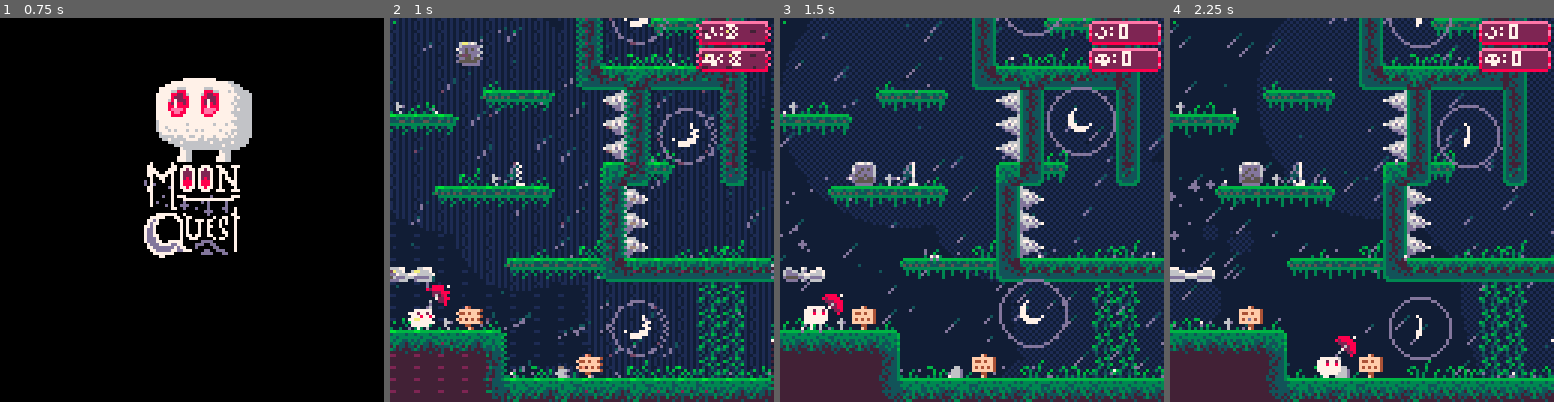
Above: before the commit, frames 1-4 (left to right).
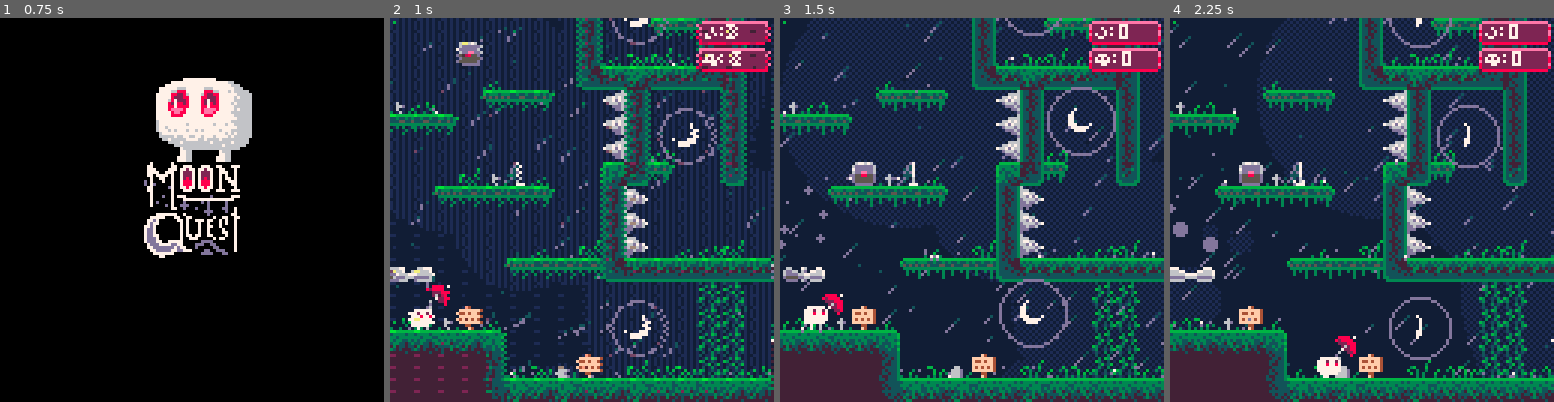
Above: after the commit, the same moments.

Repository: evelynswarton/moonquest
Game: PICO-8 cartridge moonquest.p8
Two runs of this game, one before a commit and one after it. Both use one fixed random seed, a clock stepped at 60 frames per second and the inputs below.
Inputs:
- Up to frame 1 (0.75 s): tap X (X key) at 0.33 s; tap O (Z key) at 0.7 s
- Up to frame 2 (1 s): no input
- Up to frame 3 (1.5 s): tap X (X key) at 1.07 s
- Up to frame 4 (2.25 s): hold Right 1.6-2.1 s; tap O (Z key) at 1.7, 2.1 s; tap X (X key) at 1.85 s

Frame 1 is identical in both runs. In frame 2, less than 0.1% of the frame differs, in the area x 18-24%, y 7-11%; in frame 3, 0.3%; in frame 4, 0.5%, in the area x 0-25%, y 35-61%.

Commit message:
Music done. SFX reworked.

Diff:
--- a/moonquest.p8
+++ b/moonquest.p8
@@ -44,10 +44,10 @@
 000000000070060000700600070006000070600000077700070060000077006000000000000006d0d0d0000080000008d07d0000070078887078887007000770
 067767600000000000007000e0000ee0000eee000eee0000ee00000000000000000000000000000000011000e000000e07700000d70077877077877007000070
 6dddddd60000000000007000ee00eeee0eeeeeeeeeeee0eeeee00eee0000000d0000000000000000000110000000000007700000070007770007770077700777
-7dd5d5d60000000000007000eee8e8e0ee8eeee0eeeeeee0eeeeeee0000000d10000000000000000000110000000000000700000070000000000000000000000
-6d5dddd60000000000007000e8eeeee0eeee8ee0e8e8eee08e8eee80000000d111111111111110000001d11100000000007000d007077700000000d000000777
-d5dd5dd60000000000007000e88e88e0e8e88e808e8e8ee00ee8eee000000d1d11111111111d1000000111110000000000700000070007777777777777777700
-dd55d55d000000000000600088e8e88eee8808ee880088ee088ee8ee00000111000000000001100000000000000000000070d00007000d00000d0d00000d0000
+7dddddd60000000000007000eee8e8e0ee8eeee0eeeeeee0eeeeeee0000000d10000000000000000000110000000000000700000070000000000000000000000
+6ddeedd60000000000007000e8eeeee0eeee8ee0e8e8eee08e8eee80000000d111111111111110000001d11100000000007000d007077700000000d000000777
+d558855d0000000000007000e88e88e0e8e88e808e8e8ee00ee8eee000000d1d11111111111d1000000111110000000000700000070007777777777777777700
+d555555d000000000000600088e8e88eee8808ee880088ee088ee8ee00000111000000000001100000000000000000000070d00007000d00000d0d00000d0000
 d555555d000000000000600008888000e8800000800008000008880000000d10000000000001100000000000000000000070000d0700ddd000000d00000d0000
 0dddddd00000000000077700000000000000000000000000000000000000d100000000000001100000000000e000000e0000000007700d000d000d0000dd0070
 000000000eeeeeeeeeeeeeeeeeeeeee00eeeeeeeeeeeeeeeeeeeeee0000000000000000000011000000110009000000900000000000000000000ddd0000d0070
@@ -167,164 +167,162 @@
 0000000000000000000000000000000000000000000000000000000000000000000000000000000000000000000000000000000000000000000000000000000000000000000000000000000000000000000000000000000000000000000000000000000000000000000000000000000000000000000000000000000000000000
 __map__
 7271717171717171717171717171717171717171717171717171717171717171717171717171737171717171717171717171717171717173727171717171717171717171717171717171717171717171717171717171717300000000000000000000000000002900002900000000000000000000000000000000000000000000
-5400000000270000000000000000000000000027000000270000002700000027000000575756665857570000000000000000000000000053540000270046494847000000000000000000000000000000000000000000005300000000000000000000000000002900002900000000000000000000000000000000000000000000
-5400000000290000000000000000000028181818181818181818181818181818181818181856665818181818181900000b00000000000053540000296061616161620000000000000b000b0000000000000000000000005300000000000000000000000000002900002900000000000000000000000000000000000000000000
-5400000000290000000000000000000029000029606162290000002960616229000000000056665800006061622900000000000000700053540000290000550000000000000000000000000048460000000000000000005300000000000000000000000000002900002900000000000000000000000000000000000000000000
-540000006529000000000000000000481a181818181818181818181818181818181818181818751818181818182a00000000001b00000053545800290000655800484647484a1b464746494660620000000000000000005300000000000000000000000000002900002900000000000000000000000000000000000000000000
-5438181866181818183900000000006061616237000000376061623700000037606162000b00000060620000000000000000606161620053545800290000666161616161616161616161616162000000000000000000005300000000000000000000000000002900002900000000000000000000000000000000000000000000
-540000006629000000000000001b000000005555555555555555555555555555553855181818181818185539555555555500000000000053540000290000660000000000000000000000000000000000000000000000005300000000000000000000000000002900002900000000000000000000000000000000000000000000
-5400000066290000434141414141414141414141414141414141414141414141414144000060616200004341414141414144000000000053540000290056660000000000000000000000000000000000000000000000005300000000000000000000000000002900002900000000000000000000000000000000000000000000
-5400000075290056537271717171717171717171717171717171717171717171717354001b00000055555372717171717354000000000053540000290056660000000000000000000000000000000000000000000000005300000000000000000000000000002900002900000000000000000000000000000000000000000000
-5400000000290056535400000000000000270000002700002700002700002700005351414141414141415054000000005354000000000053540000290000660000000000000000000000000000000000000000000000005300000000000000000000000000002900002900000000000000000000000000000000000000000000
-5400001b00290056535400000000000000290000002900002900002900002900006371717171717171717164000b00006364000000000053545800290000660000000000000000000000000000000000000000000000005300000000000000000000000000002900002900000000000000000000000000000000000000000000
-5461616162290056535400000000000055296062002900002900002900002900002700000000000000006658181818185666000000000053545800290000660000000000000000000000000000000000000000000000005300000000000000000000000000002900002900000000000000000000000000000000000000000000
-5400000000290056535400000000000065580000002900002900002960616162002900000000000000006658281818195666000000000053540000290000660000000000000000000000000000000000000000000000005300000000000000000000000000002900002900000000000000000000000000000000000000000000
-540000000b290000535438181818183966290000002970002900002900002900003700001b00000000006658290000295666000000000053540000290056660000000000000000000000000000000000000000000000005300000000000000000000000000002900002900000000000000000000000000000000000000000000
-5462000000290000535438181818183966290000002900002900002900002900767741777778000000006658290070295666000000000053540000290056660000000000000000000000000000000000000000000000005300000000000000000000000000002900002900000000000000000000000000000000000000000000
-5400000000370000535438181818183966290b000037000037606237000037000056660000007400000075291a18182a2975000000000053540000290000660000000000000000000000000000000000000000000000005300000000000000000000000000002900002900000000000000000000000000000000000000000000
-5455555555550000535400000000000063783818271818182718181827181818395666000b0000740000001a181818182a00000000000053545800290000660000000000000000000000000000000000000000000000005300000000000000000000000000002900002900000000000000000000000000000000000000000000
-547777777778000053540000001b000000296061616161616161616161616161616175000000000076777777777777777777777777777771645800297000660000000000000000000000000000000000000000000000005300000000000000000000000000002900002900000000000000000000000000000000000000000000
-540000000000000053514040404040404437000037000000370000003700001b000000000000000000000000005757570000000000575757000000290000660000000000555555550000000000000000000000000000005300000000000000000000000000002900002900000000000000000000000000000000000000000000
-5400270000270000537271717171717171777777777777777777777777777777777777777744381818187018181818181818701818181818183900374341440000000000434242445555555555555555555555555555555300000000000000000000000000002900002900000000000000000000000000000000000000000000
+5400000000270000000000000000000000000027000000270000002700000027000000575756665857570000000000000000000000000053540000270046494847000000000000000000000000000000005666000000005300000000000000000000000000002900002900000000000000000000000000000000000000000000
+5400000000290000000000000000000028181818181818181818181818181818181818181856665818181818181900000b00000000000053540000296061616161620000000000000b000b000000000000566600000b005300000000000000000000000000002900002900000000000000000000000000000000000000000000
+5400000000290000000000000000000029000029606162290000002960616229000000000056665800006061622900000000000000700053540000290000550000000000000000000000000048460000005666000000005300000000000000000000000000002900002900000000000000000000000000000000000000000000
+540000006529000000000000000000481a181818181818181818181818181818181818181818751818181818182a00000000001b00000053545800290000655800484647484a1b464746494660620000005666000000005300000000000000000000000000002900002900000000000000000000000000000000000000000000
+5438181866181818183900000000006061616237000000376061623700000037606162000b00000060620000000000000000606161620053545800290000666161616161616161616161616162000000005666000000005300000000000000000000000000002900002900000000000000000000000000000000000000000000
+540000006629000000000000001b0000000055555555555555555555555555555538551818181818181855395555555555000000000000535400002900006600000000000000000000000000000000000056660b0000005300000000000000000000000000002900002900000000000000000000000000000000000000000000
+5400000066290000434141414141414141414141414141414141414141414141414144000060616200004341414141414144000000000053540000290056660000000000000000000000000000000000005666000000005300000000000000000000000000002900002900000000000000000000000000000000000000000000
+5400000075290056537271717171717171717171717171717171717171717171717354001b00000055555372717171717354000000000053540000290056660000000000281818181818181819000000005666000000005300000000000000000000000000002900002900000000000000000000000000000000000000000000
+5400000000290056535400000000000000270000002700002700002700002700005351414141414141415054000000005354000000000053540000290000660000000000290000000000000029000000005666000000005300000000000000000000000000002900002900000000000000000000000000000000000000000000
+5400001b00290056535400000000000000290000002900002900002900002900006371717171717171717164000b000063640000000000535458002900006600000b000029000000000b0000290000000056660000000b5300000000000000000000000000002900002900000000000000000000000000000000000000000000
+5461616162290056535400000000000055296062002900002900002900002900002700000000000000006658181818185666000000000053545800290000660000000000290000000000000029000000005666000000005300000000000000000000000000002900002900000000000000000000000000000000000000000000
+5400000000290056535400000000000065580000002900002900002960616162002900000000000000006658281818195666000000000053540000290000660000000000290000000000000029000000005675381818395300000000000000000000000000002900002900000000000000000000000000000000000000000000
+540000000b290000535438181818183966290000002970002900002900002900003700001b00000000006658290000295666000000000053540000290056660000000000290000000000000029000000000000000000005300000000000000000000000000002900002900000000000000000000000000000000000000000000
+5462000000290000535438181818183966290000002900002900002900002900767741777778000000006658290070295666000000000053540000290056660000000000290000000000000029000000000000000000005300000000000000000000000000002900002900000000000000000000000000000000000000000000
+5400000000370000535438181818183966290b000037000037606237000037000056660000007400000075291a18182a29750000000000535400002900006600000000001a181818181818182a000000000000000000005300000000000000000000000000002900002900000000000000000000000000000000000000000000
+5455555555550000535400000000000063783818271818182718181827181818395666000b0000740000001a181818182a0000000000005354580029000066000b000000000000000000000000000000005665000000005300000000000000000000000000002900002900000000000000000000000000000000000000000000
+547777777778000053540000001b00000029606161616161616161616161616161617500000000007677777777777777777777777777777164580029700066000000000000000000000000000000000000566600000b005300000000000000000000000000002900002900000000000000000000000000000000000000000000
+540000000000000053514040404040404437000037000000370000003700001b000000000000000000000000005757570000000000575757000000290000660000000000555555550000000000000000005666000000005300000000000000000000000000002900002900000000000000000000000000000000000000000000
+5400270000270000537271717171717171777777777777777777777777777777777777777744381818187018181818181818701818181818183900374341440000000000434242445555555555555555555566000000005300000000000000000000000000002900002900000000000000000000000000000000000000000000
 5400290000290000535400575757575757575757000000000000000000000000000000005653404040404040404040404040404040404040404040415052541818181818531818514042404141424041414141414141415000000000000000000000000000002900002900000000000000000000000000000000000000000000
 54002900006061615354580000000000000000000000000000000b0000480000000000005653000000000000000000000000000000000000000000000052540000000000530000000000000000000000000000000000002900000000000000000000000000002901002900000000000000000000000000000000000000000000
 5400290000290000535458000000000000000000000000000000000000606162000000005653000000000000000000000000000000000000000000000052540000000000530000000000000000000000000000000000002900000000000000000000000000002900002900000000000000000000000000000000000000000000
-5400290000290000636400000000000000000000000000000000000000000000000000005653000000000000000000000000000000000000000000000000000000000000000000000000000000000000000000000000002900000000000000000000000000002900002900000000000000000000000000000000000000000000
-5461616200290000000000000000000000000000000000000000000000000000007000005653000000000000000000000000000000000000000000000000000000000000000000000000000000000000000000000000002900000000000000000000000000002900002900000000000000000000000000000000000000000000
-5400290000290000000000000000004a49454800001b49004600000000000000000046005653000000000000000000000000000000000000000000000000000000000000000000000000000000000000000000000000002900000000000000000000000000002900002900000000000000000000000000000000000000000000
-540029000029001b000000000000007677777777777777777744000000000027006062005653000000000000000000000000000000000000000000000000000000000000000000000000000000000000000000000000002900000000000000000000000000002900002900000000000000000000000000000000000000000000
-5400290060616162000000003818181818181818181818183966584500474629000000005653000000000000000000000000000000000000000000000000000000000000000000000000000000000000000000000000002900000000000000000000000000002900002900000000000000000000000000000000000000000000
-5400370000370000000070000000000000000000000000000066586061616229000000005653000000000000000000000000000000000000000000000000000000000000000000000000000000000000000000000000002900000000000000000000000000002900002900000000000000000000000000000000000000000000
-7177777777774458000000000000000000000000000000000066580000000029004600005653000000000000000000000000000000000000000000000000000000000000000000000000000000000000000000000000002900000000000000000000000000002900002900000000000000000000000000000000000000000000
-0000000000006658000b00005555555555494a47464500000066580000000029606161625653000000000000000000000000000000000000000000000000000000000000000000000000000000000000000000000000002900000000000000000000000000002900002900000000000000000000000000000000000000000000
-0000000000006658000000437777777777777777777744000b66580048450029000000005653000000000000000000000000000000000000000000000000000000000000000000000000000000000000000000000000002900000000000000000000000000002900002900000000000000000000000000000000000000000000
-…(130 lines of a section not shown)…
+5400290000290000636400000000000000000000000000000000000000000000000000005653000000000000000000000000000000000071717171717171640000000000637171717171717171000000000000000000002900000000000000000000000000002900002900000000000000000000000000000000000000000000
+54616162002900000000000000000000000000000000000000000000000000000070000056530000000000000000000000000000000000000000000000000000001b0000000000000000000000000000000000000000002900000000000000000000000000002900002900000000000000000000000000000000000000000000
+5400290000290000000000000000004a49454800001b49004600000000000000000046005653000000000000000000000000000000000000000000000000000060616200000000000000000000000000000000000000002900000000000000000000000000002900002900000000000000000000000000000000000000000000
+540029000029001b0000000000000076777777777777777777440000000000270060620056530000000000000000000000000000000000000000000b00000000000000000000000b0000000000000000000000000000002900000000000000000000000000002900002900000000000000000000000000000000000000000000
+5400290060616162000000003818181818181818181818183966584500474629000000005653000000000000000000000000000000000000000000000000000000550000000000000000000000000000000000000000002900000000000000000000000000002900002900000000000000000000000000000000000000000000
+5400370000370000000070000000000000000000000000000066586061616229000000005653000000000000000000000000000000000000000000000000000056655800000000000000000000000000000000000000002900000000000000000000000000002900002900000000000000000000000000000000000000000000
+7177777777774458000000000000000000000000000000000066580000000029004600005653000000000000000000000000000000000055555555555555555556665855555555555555555500000000000000000000002900000000000000000000000000002900002900000000000000000000000000000000000000000000
+0000000000006658000b00005555555555494a47464500000066580000000029606161625653000000000000000000000000000000000043440000434400004342404144000043440000434400000000000000000000002900000000000000000000000000002900002900000000000000000000000000000000000000000000
+0000000000006658000000437777777777777777777744000b66580048450029000000005653000000000000000000000000000000000000004242000042420000000000424000004040000000000000000000000000002900000000000000000000000000002900002900000000000000000000000000000000000000000000
+…(128 lines of a section not shown)…
--- a/src/entities/fan.lua
+++ b/src/entities/fan.lua
@@ -1,5 +1,16 @@
 function add_all_fans()
     add_fan(0, 58, 0, 0.3)
+    add_fan(78, 17, 0, 0.3)
+    add_fan(78, 13, 0, 0.3)
+    add_fan(78, 9, 0, 0.3)
+    add_fan(84, 18, 0, 0.3)
+    add_fan(64, 19, 0, 0.3)
+    add_fan(69, 17, 0, 0.3)
+    add_fan(73, 17, 0, 0.3)
+    add_fan(57, 30, 0, 0.3)
+    add_fan(61, 30, 0, 0.3)
+    add_fan(68, 30, 0, 0.3)
+    add_fan(72, 30, 0, 0.3)
 end
 
 function add_fan(x, y, r, f)
--- a/src/entities/floating_spikes.lua
+++ b/src/entities/floating_spikes.lua
@@ -72,6 +72,8 @@
     --add_floating_spike(two_point_path())
     --add_floating_spike(two_point_path(30, 15, 30, 9), )
     --save_floating_spike_data()
+    add_floating_spike(two_point_path(83, 12, 86, 12), 1)
+    add_floating_spike(four_point_path(68, 8, 76, 15), 1)
 end
 
 function two_point_path(x1, y1, x2, y2)
--- a/src/main.lua
+++ b/src/main.lua
@@ -109,7 +109,7 @@
             and player.y>self.y
             and player.y<=self.y+8 then
                 if not self.up then
-                    sfx(61)
+                    sfx(62, 3, 8, 2)
                 end
                 self.up=true
                 for f in all(flags) do
@@ -123,7 +123,7 @@
             and player.y+8>self.y
             and player.y<= self.y+8 then
                 if not self.up then
-                    sfx(61)
+                    sfx(62, 3, 8, 2)
                 end
                 self.up=true
                 for f in all(flags) do
--- a/src/player.lua
+++ b/src/player.lua
@@ -110,7 +110,7 @@
     end
     if btnp(❎) and on_ground() then
         player.dy -= player.boost
-        sfx(62)
+        sfx(62, 3, 4, 4)
         set_state('jumping')
     --let go of ❎ for short hop
     elseif not btn(❎) and state_is('jumping') then
@@ -118,7 +118,7 @@
         set_state('falling')
     --wall jump left
     elseif btnp(❎) and state_is('onleft') then
-        sfx(62)
+        sfx(62, 3, 4, 4)
         if player.prev_wall == "l" then
             player.dy = -1 * player.wlclm_dy
         else
@@ -130,7 +130,7 @@
         --player.jumping=true
     --wall jump right
     elseif btnp(❎) and state_is('onright') then
-        sfx(62)
+        sfx(62, 3, 4, 4)
         if player.prev_wall == "r" then
             player.dy = -1 * player.wlclm_dy
         else
@@ -173,7 +173,7 @@
     --check hitbox for good things
     for m in all(moons) do
         if touch(player,m) then
-            sfx(60)
+            sfx(62, 3, 0, 4)
             num_moons_collected += 1
             add_swoosh(m.x + 0.5 * m.w, m.y + 0.5 * m.h)
             del(moons, m)
@@ -342,7 +342,7 @@
 end
 
 function player_die()
-    sfx(63)
+    sfx(62, 3, 12, 4)
     add_wipe(8)
     num_deaths += 1
     game.reset()
--- a/src/scenes/game.lua
+++ b/src/scenes/game.lua
@@ -150,7 +150,7 @@
 end
 
 function game.init()
-    music(0)
+    music(30)
     bg_graphics = {}
     for i = 0, 10 do
         add_circ()
--- a/src/scenes/menu.lua
+++ b/src/scenes/menu.lua
@@ -1,7 +1,7 @@
 function menu.init()
     logo_x = 0
     logo_y = 0
-    music(63)
+    music(46)
     blink = {
         colors = {0,2,8,7,8,2},
         index = 0,
Not shown, changed: the music (__music__) section of moonquest.p8
Not shown, changed: the sound effects (__sfx__) section of moonquest.p8
